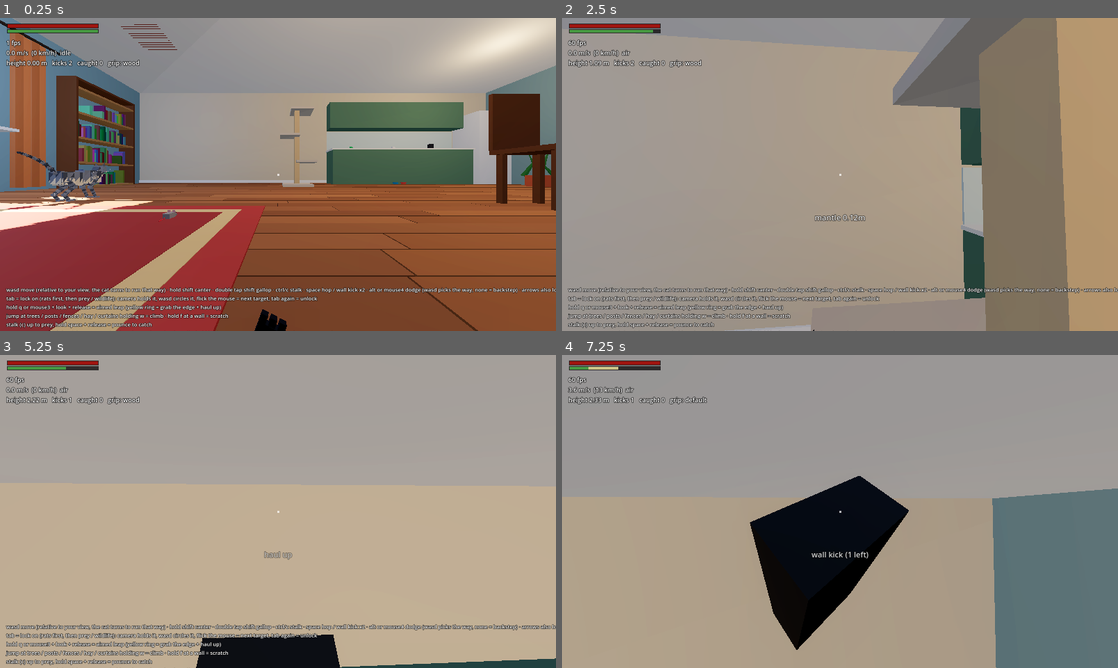
Above: before the commit, frames 1-4 (two rows, left to right).
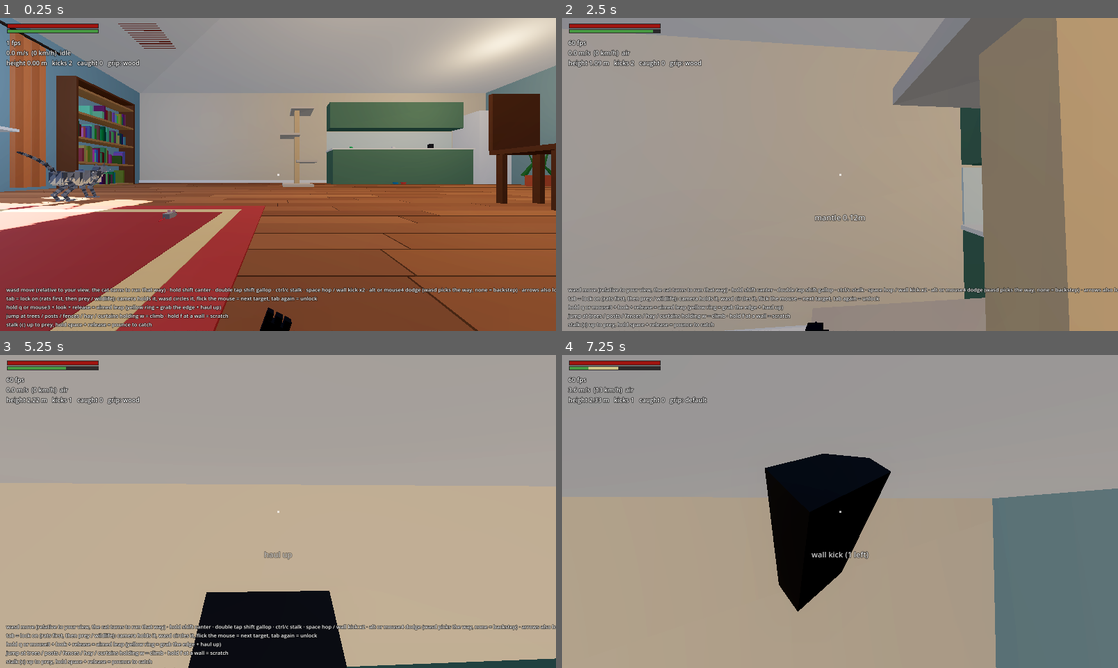
Above: after the commit, the same moments.

Repository: ArthurJClack/catgame
Game: Godot game, scene res://main.tscn
Same seed, same stepped clock (60 frames per second), same inputs: the game is played once before the commit and once after it.
Inputs (mouse positions are in pixels of both pictures, inside the frame that each line leads up to):
- Up to frame 1 (0.25 s): no input
- Up to frame 2 (2.5 s): tap Enter at 0.5 s; move the mouse to (867, 174) at 0.52 s; hold W from 0.53 s (still down); tap 1 at 0.6, 2.3 s; click (867, 174) at 0.67 s; tap Space at 0.77, 1.07, 1.52, 1.82 s; tap 8 at 0.8, 1.35 s; move the mouse to (812, 174) at 1.27 s; tap 9 at 1.55, 2.1 s; move the mouse to (851, 168) at 2.02 s
- Up to frame 3 (5.25 s): keep holding W; move the mouse to (272, 517) at 2.77 s; tap 1 at 2.85, 4.55 s; click (272, 517) at 2.92 s; tap Space at 3.02, 3.32, 3.77, 4.07, 4.52, 4.82 s; tap 8 at 3.05, 3.6 s; move the mouse to (316, 514) at 3.52 s; tap 9 at 3.8, 4.35 s; move the mouse to (233, 508) at 4.27 s; move the mouse to (283, 511) at 5.02 s; tap R at 5.1 s; click (283, 511) at 5.17 s
- Up to frame 4 (7.25 s): tap 8 at 5.3 s; move the mouse to (817, 505) at 5.77 s; release W at 5.78 s; hold D 5.78-6.53 s; tap H at 5.85 s; tap Space at 6.02, 6.32, 6.77, 7.07 s; tap 9 at 6.05 s; move the mouse to (867, 511) at 6.52 s; hold W from 6.53 s (still down); hold Shift from 6.53 s (still down); tap 1 at 6.8 s

The runs differ from the first frame. In frame 1, 0.7% of the frame differs, in the area x 0-100%, y 1-100%; in frame 2, less than 0.1%; in frame 3, 3.5%; in frame 4, 5.9%, in the area x 33-63%, y 31-95%.

Commit message:
black cat: fully solid black coat, yellow eyes, lankier build
- block_black coat: no lighter muzzle/underside (new coat "flat" flag),
  black nose, inner ears, toe beans; dim grey whiskers; brighter yellow eyes
- proportions: legs 1.1, body len 1.09, girth 0.87, smaller head, bigger ears,
  longer thinner tail
- coat can now set nose/pad/whisker colors; fp paws take the rig's pad color

Co-Authored-By: Claude Opus 5.5 <noreply@anthropic.com>
Claude-Session: https://claude.ai/code/session_01UDbNaMLkg4qMoWSrVs7xnt

Diff:
--- a/scripts/cat_player.gd
+++ b/scripts/cat_player.gd
@@ -305,6 +305,7 @@
 	paws.pattern = rig.pattern
 	paws.socks = rig.socks
 	paws.sock_col = rig.belly
+	paws.pad = rig.pad_color
 	paws.rig = rig
 	# the paws hang off a yaw-only anchor at the eye, not the camera: look up and they
 	# drop out of view like real paws would, look down and you see more of them
@@ -1157,6 +1158,7 @@
 	paws.pattern = rig.pattern
 	paws.socks = rig.socks
 	paws.sock_col = rig.belly
+	paws.pad = rig.pad_color
 	paws.visible = op.visible
 	paws.rig = rig
 	op.get_parent().add_child(paws)
--- a/scripts/cat_rig.gd
+++ b/scripts/cat_rig.gd
@@ -16,6 +16,9 @@
 var belly := Color(0.96, 0.90, 0.80)
 var eye_color := Color(0.62, 0.86, 0.22)
 var nose_color := Color(0.88, 0.50, 0.55)
+var pad_color := Color(0.93, 0.55, 0.6)      # toe beans (first person paws read this)
+var whisker_color := Color(0.95, 0.95, 0.92)
+var coat_flat := false   # solid coat with no lighter muzzle / underside (the black cat)
 var pattern := "tabby" # "tabby", "solid", "tux"
 var socks := false
 
@@ -228,8 +231,11 @@
 ## proportions, cross sections and low poly fur trick. the animation rig is shared.
 const STYLES := {
 	# block base: flat painted facets
-	"block_black":     {"label": "block black cat", "base": "block", "sides": 4, "head": 1.02, "leg": 1.02, "girth": 0.96, "len": 1.02, "ear": 1.1, "tail_r": 0.95, "tail_len": 1.12, "muzzle": 1.0, "fur": "painted",
-		"coat": {"fur": Color(0.075, 0.075, 0.085), "dark": Color(0.04, 0.04, 0.05), "belly": Color(0.1, 0.1, 0.115), "eye": Color(1.0, 0.86, 0.12), "pattern": "solid", "socks": false}},
+	# all black, lanky: long legs + body, slim, small head, big ears, long whip tail.
+	# "flat" = no lighter muzzle / underside, nose + pads + inner ears black too
+	"block_black":     {"label": "block black cat", "base": "block", "sides": 4, "head": 0.96, "leg": 1.1, "girth": 0.87, "len": 1.09, "ear": 1.18, "tail_r": 0.85, "tail_len": 1.24, "muzzle": 1.08, "fur": "painted",
+		"coat": {"fur": Color(0.06, 0.06, 0.068), "dark": Color(0.035, 0.035, 0.042), "belly": Color(0.06, 0.06, 0.068), "eye": Color(1.0, 0.8, 0.06), "pattern": "solid", "socks": false,
+			"flat": true, "nose": Color(0.045, 0.04, 0.045), "pad": Color(0.05, 0.045, 0.05), "whisker": Color(0.32, 0.32, 0.34)}},
 	"block":           {"label": "block tabby", "base": "block", "sides": 4, "head": 1.0, "leg": 1.0, "girth": 1.0, "len": 1.0, "ear": 1.0, "tail_r": 1.0, "tail_len": 1.0, "muzzle": 1.0, "fur": "painted",
 		"coat": {"fur": Color(0.86, 0.52, 0.24), "dark": Color(0.58, 0.30, 0.12), "belly": Color(0.96, 0.90, 0.80), "eye": Color(0.62, 0.86, 0.22), "pattern": "tabby", "socks": false}},
 	"block_tux":       {"label": "block tuxedo", "base": "block", "sides": 4, "head": 1.02, "leg": 1.0, "girth": 0.98, "len": 1.0, "ear": 1.05, "tail_r": 1.0, "tail_len": 1.05, "muzzle": 1.0, "fur": "painted",
@@ -310,6 +316,10 @@
 		eye_color = ct.eye
 		pattern = ct.pattern
 		socks = ct.socks
+		coat_flat = ct.get("flat", false)
+		nose_color = ct.get("nose", nose_color)
+		pad_color = ct.get("pad", pad_color)
+		whisker_color = ct.get("whisker", whisker_color)
 	var L: float = S_.len
 	var Lg: float = S_.leg
 	var Gi: float = S_.girth
@@ -609,7 +619,7 @@
 			elif region == "head" and c.y < -0.25 and c.z < -0.1:
 				col = belly
 		_:
-			if lower:
+			if lower and not coat_flat:
 				col = fur.lightened(0.12)
 	# flat faces get a small light/dark tint by which way they face, keeps blocks readable
 	col = col.lightened(clampf(n.y * 0.06, 0.0, 0.06)).darkened(clampf(-n.y * 0.12, 0.0, 0.12))
@@ -624,7 +634,7 @@
 	_body_part(head, "head", Vector3(0, 0.002, 0.0), Vector3(0.078, 0.066, 0.07), Vector3.ZERO, -0.3, "skull")
 	for side in [-1, 1]:
 		_body_part(head, "head", Vector3(side * 0.024, -0.016, -0.012), Vector3(0.042, 0.04, 0.05), Vector3(0, side * 0.15, 0), -0.31, "cheek")
-	var muzzle_col := belly if pattern != "solid" else fur.lightened(0.1)
+	var muzzle_col := belly if pattern != "solid" else (fur if coat_flat else fur.lightened(0.1))
 	var mzs: float = S_.get("muzzle", 1.0)
 	var mz := LowPoly.part(head, LowPoly.box(), muzzle_col, Vector3(0, -0.019, -0.027 - 0.013 * mzs), Vector3(0.036, 0.024, 0.026 * mzs))
 	_style_mat(mz)
@@ -658,7 +668,7 @@
 		eyes.append(eye)
 		# whiskers
 		for k in 3:
-			var w := LowPoly.part(head, LowPoly.box(0.0), Color(0.95, 0.95, 0.92), Vector3.ZERO, Vector3.ONE)
+			var w := LowPoly.part(head, LowPoly.box(0.0), whisker_color, Vector3.ZERO, Vector3.ONE)
 			var a := Vector3(side * 0.018, -0.018 + k * 0.004, -0.045)
 			var b := a + Vector3(side * 0.06, -0.012 + k * 0.01, 0.012 + k * 0.004)
 			w.transform = Transform3D(LowPoly.seg_xform(b, a).basis * Basis().scaled(Vector3(0.0012, 1, 0.0012)), (a + b) * 0.5)
